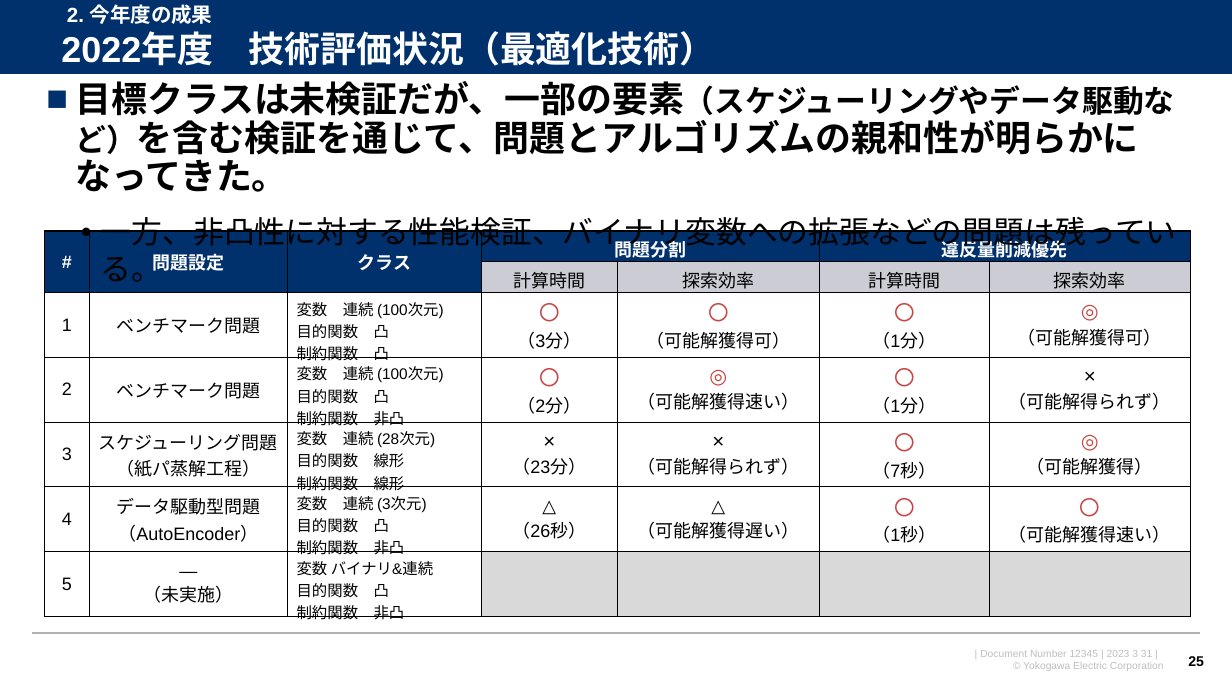
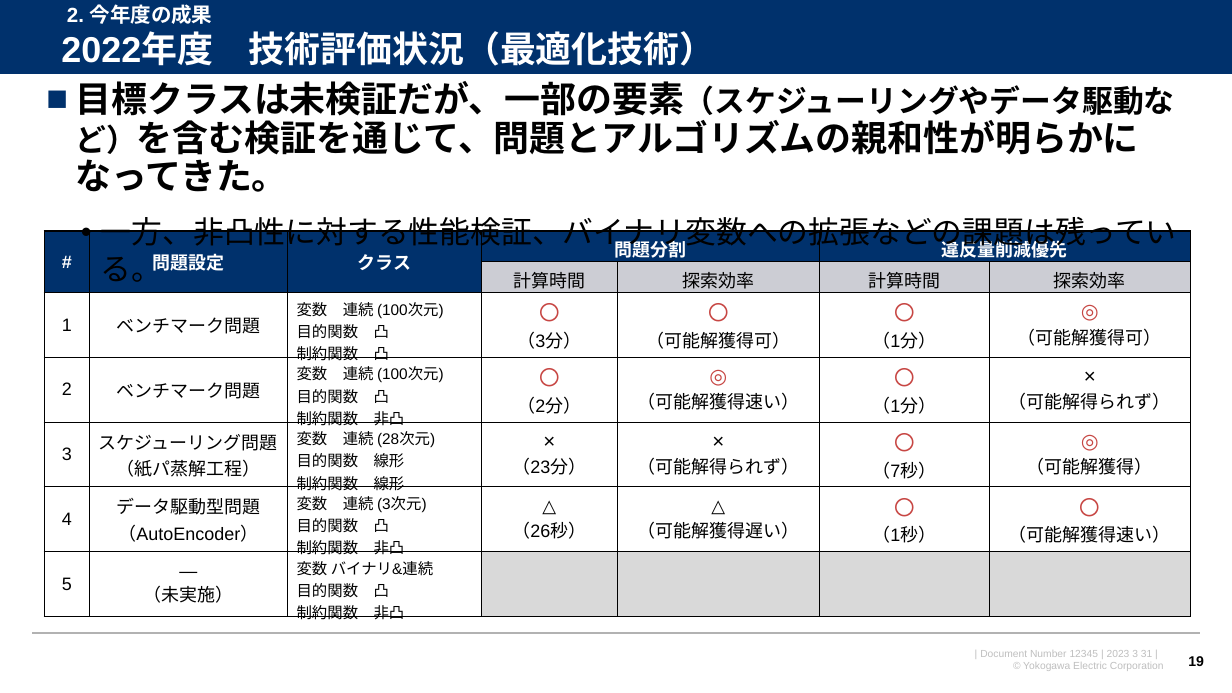
Before and after one commit to watarukumagai-git/opt, a slide deck: slide 19 of joint_res/230331_東京都立大安田先生_共同研究打合せ資料_rev.0.pptx (slide 25 before the commit). Drawn at 1232x693 pixels with LibreOffice and Linux fonts; fonts in the diff are those of the drawing; background and template pictures are left out. Boxes give left, top, right and bottom in pixels: in the first picture for what was removed or moved away, otherwise in the second. Text is boxed around its words. In the diff, an @@ line names an element or a change of style, - is before the commit and + after.

```diff
--- a/joint_res/230331_東京都立大安田先生_共同研究打合せ資料_rev.0.pptx
+++ b/joint_res/230331_東京都立大安田先生_共同研究打合せ資料_rev.0.pptx
@@ text at [101, 212, 1177, 282]: text changed @@
-  • 一方、非凸性に対する性能検証、バイナリ変数への拡張などの問題は残っている。
+  • 一方、非凸性に対する性能検証、バイナリ変数への拡張などの課題は残っている。
@@ page number at [1188, 656, 1204, 666]: text changed @@
-25
+19
```
Also in this commit, not shown: 6 other slides changed.
